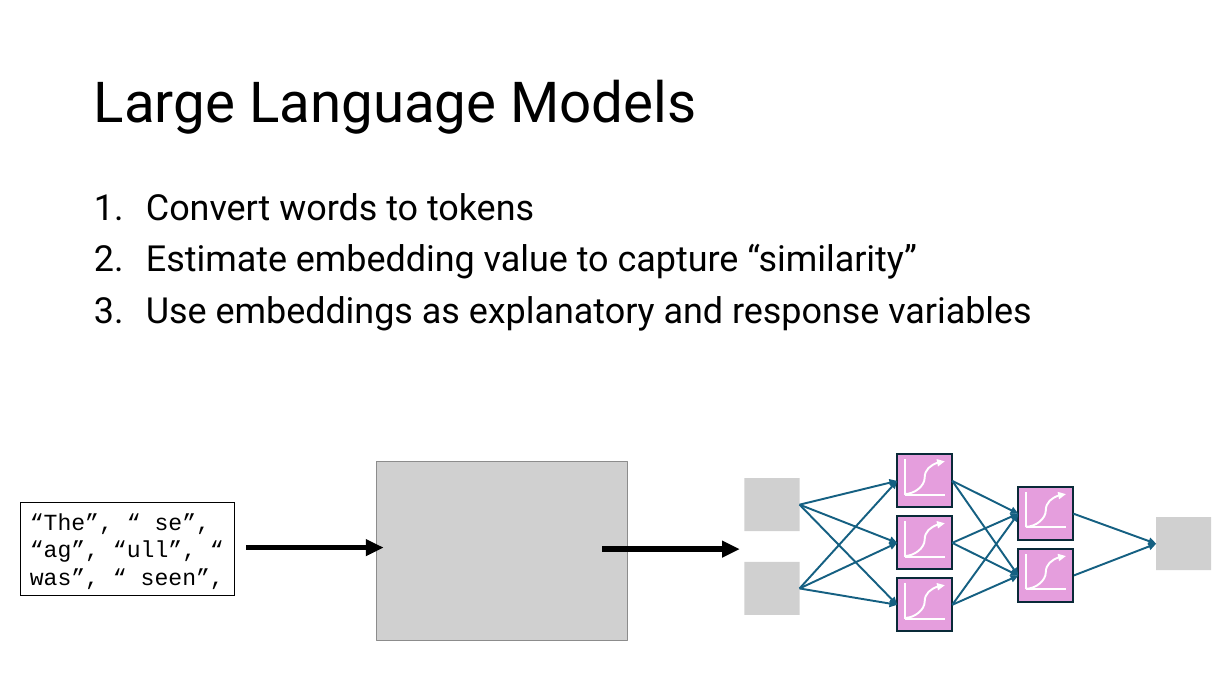
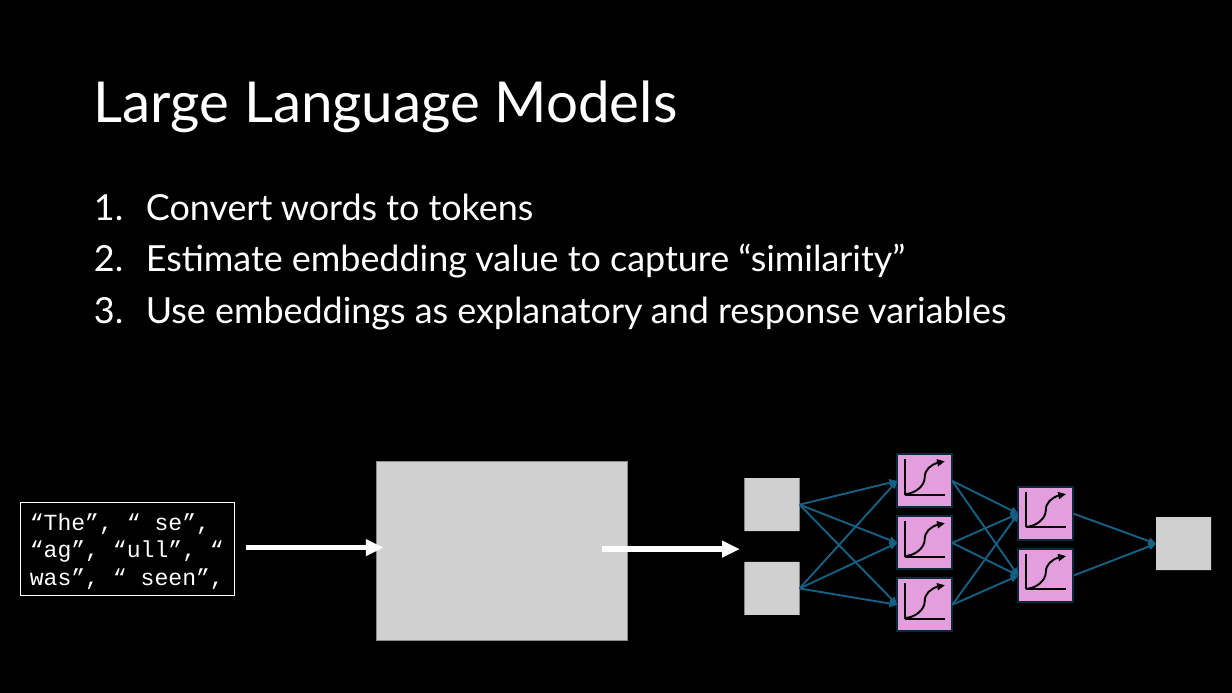
Before and after one commit to DeonRoos/stats-for-biologists, a slide deck: slide 30 of Lectures/BI3010 Lecture XX Large Language Models.pptx (slide 23 before the commit). Drawn at 1232x693 pixels with LibreOffice and Linux fonts; fonts in the diff are those of the drawing; grey boxes stand for pictures. Boxes give left, top, right and bottom in pixels: in the first picture for what was removed or moved away, otherwise in the second. Text is boxed around its words. In the diff, an @@ line names an element or a change of style, - is before the commit and + after.

```diff
--- a/Lectures/BI3010 Lecture XX Large Language Models.pptx
+++ b/Lectures/BI3010 Lecture XX Large Language Models.pptx
@@ background #FFFFFF to #000000 @@
@@ title "Large Language Models" at (94,80,678,132): font Roboto to Lato, text colour #000000 to #FFFFFF @@
@@ text "Convert words to tokens" at (146,193,1007,330): font Roboto to Lato, text colour #000000 to #FFFFFF @@
@@ line (905, 494) - (905, 459): stroke #FFFFFF 1.5 pt to #000000 1.5 pt @@
@@ curved arrow (905, 494) - (945, 461): stroke #FFFFFF 1.5 pt to #000000 1.5 pt @@
@@ rectangle "“The”, “ se”, “ag”, “ull”, ..." at (20,503,235,596): text colour #000000 to #FFFFFF; outline #000000 0.75 pt to #FFFFFF 0.75 pt @@
@@ line (945, 494) - (905, 494): stroke #FFFFFF 1.5 pt to #000000 1.5 pt @@
@@ line (1026, 528) - (1026, 493): stroke #FFFFFF 1.5 pt to #000000 1.5 pt @@
@@ curved arrow (1026, 527) - (1067, 494): stroke #FFFFFF 1.5 pt to #000000 1.5 pt @@
@@ line (905, 556) - (905, 521): stroke #FFFFFF 1.5 pt to #000000 1.5 pt @@
@@ curved arrow (905, 556) - (945, 523): stroke #FFFFFF 1.5 pt to #000000 1.5 pt @@
@@ line (1067, 528) - (1026, 528): stroke #FFFFFF 1.5 pt to #000000 1.5 pt @@
@@ arrow (246, 548) - (384, 548): stroke #000000 4.5 pt to #FFFFFF 4.5 pt @@
@@ arrow (603, 549) - (739, 549): stroke #000000 4.5 pt to #FFFFFF 4.5 pt @@
@@ line (945, 556) - (905, 556): stroke #FFFFFF 1.5 pt to #000000 1.5 pt @@
@@ line (1026, 590) - (1026, 555): stroke #FFFFFF 1.5 pt to #000000 1.5 pt @@
@@ curved arrow (1026, 589) - (1067, 556): stroke #FFFFFF 1.5 pt to #000000 1.5 pt @@
@@ line (905, 618) - (905, 583): stroke #FFFFFF 1.5 pt to #000000 1.5 pt @@
@@ curved arrow (905, 618) - (945, 585): stroke #FFFFFF 1.5 pt to #000000 1.5 pt @@
@@ line (1067, 590) - (1026, 590): stroke #FFFFFF 1.5 pt to #000000 1.5 pt @@
@@ line (945, 618) - (905, 618): stroke #FFFFFF 1.5 pt to #000000 1.5 pt @@
```
Also in this commit, not shown: 32 other slides changed, 13 slides added, 3 slides removed, 23 other files.
